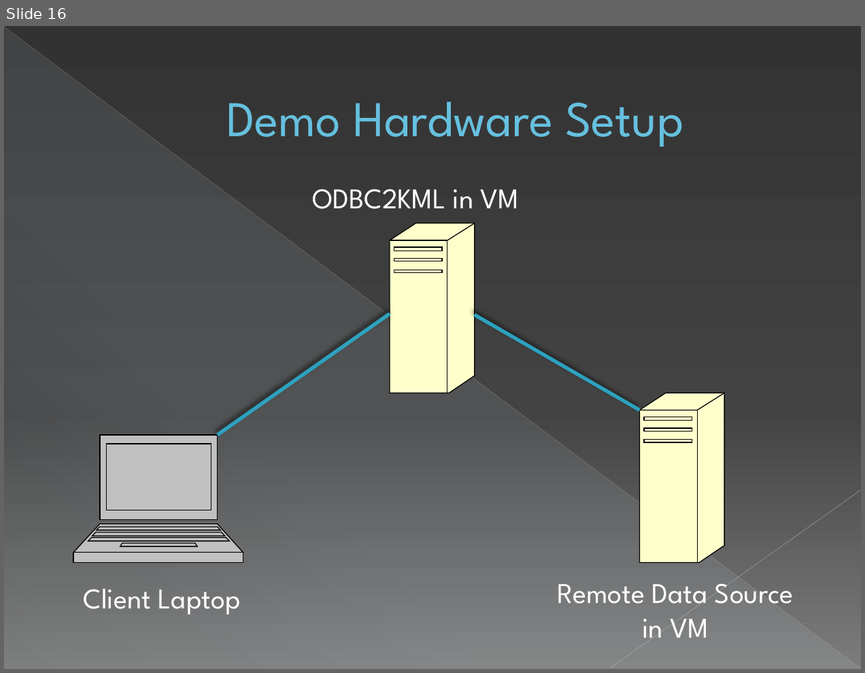
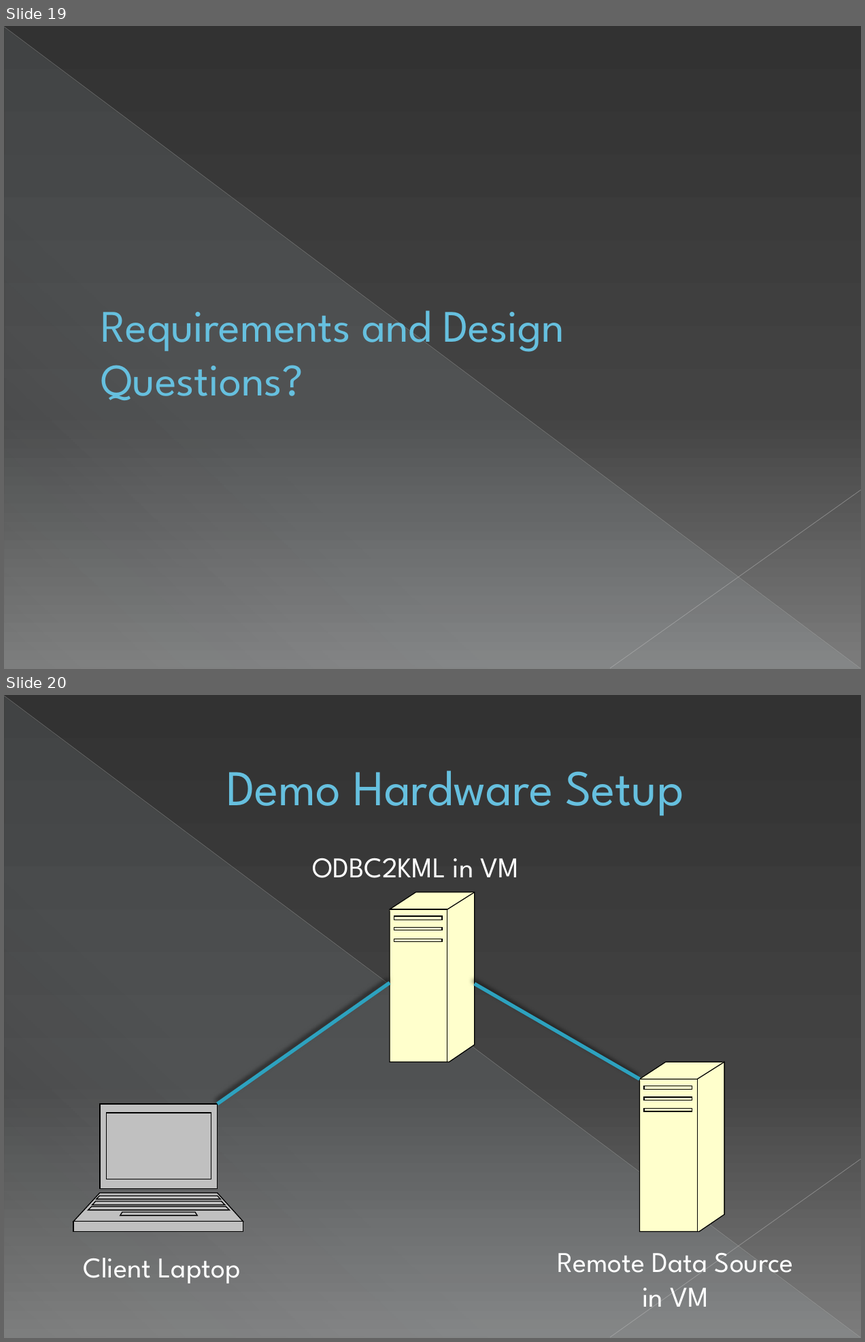
Before and after one commit to sweenr/odbc2kml, a slide deck: docs/ODBC2KML Demo Slides.pptx. Shown one above the other, each under a label of ours: slide 16 before the commit, slides 19 and 20 after it. The pictures are 865x673 and 865x1342 pixels, drawn with LibreOffice and Linux fonts; fonts in the diff are those of the drawing. Boxes give left, top, right and bottom in pixels: in the first picture for what was removed or moved away, otherwise in the second. Text is boxed around its words. In the diff, an @@ line names an element or a change of style, - is before the commit and + after.

```diff
--- a/docs/ODBC2KML Demo Slides.pptx
+++ b/docs/ODBC2KML Demo Slides.pptx
@@ slide 19 added at (x1=4, y1=26, x2=861, y2=669), background gradient #333333 to #444444 to #7D7D7D; not listed: 3 template elements that a slide beside it also shows @@
@@ title added at (x1=101, y1=310, x2=564, y2=400), 37.8 pt, text #66C0E0 @@
+Requirements and Design Questions?
@@ what was slide 16 is now slide 20 @@
```
Also in this commit, not shown: 5 slides changed, 6 other slides added, 2 slides removed.
